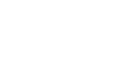
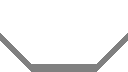
Layer changes from the first 128px x 72px image to the second:
added layer "Layer 4" above "Layer 3" over [0, 33, 128, 72]
added layer "Layer 3" above "Layer 2" over [0, 33, 128, 64]
hid "Layer 2" over [0, 33, 128, 72]
